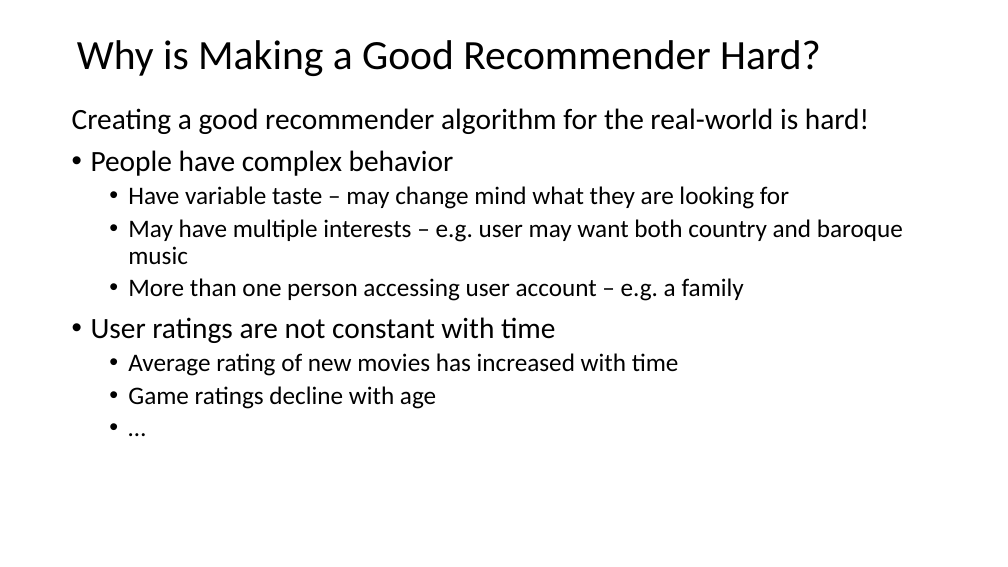
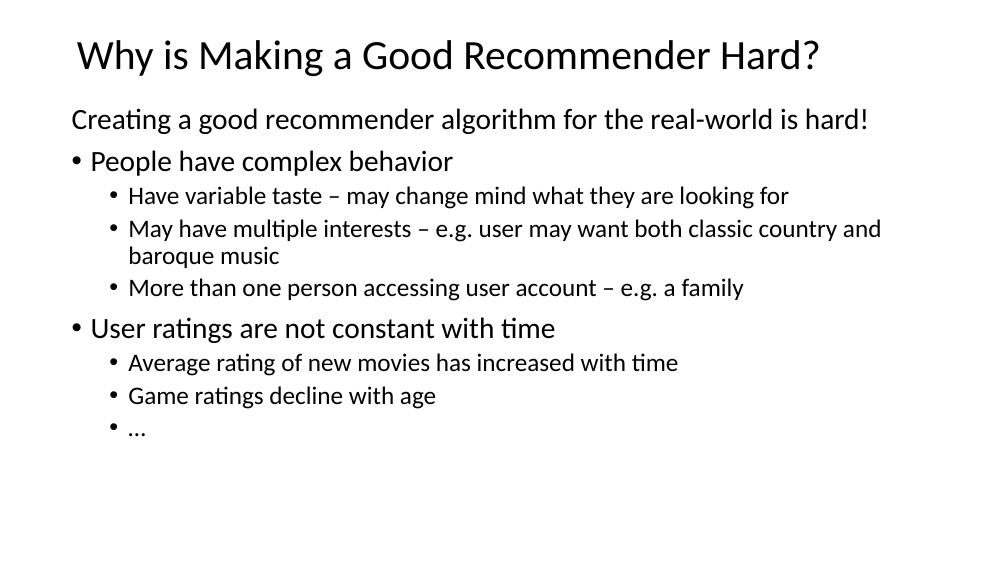
Before and after one commit to StephenElston/CSCI-E-108, a slide deck: slide 7 of slides/8_RecommenderSystems.pptx (slide 8 before the commit). Drawn at 1008x567 pixels with LibreOffice and Linux fonts; fonts in the diff are those of the drawing. Boxes give left, top, right and bottom in pixels: in the first picture for what was removed or moved away, otherwise in the second. Text is boxed around its words. In the diff, an @@ line names an element or a change of style, - is before the commit and + after.

Commit message:
Corrected typos in slides

```diff
--- a/slides/8_RecommenderSystems.pptx
+++ b/slides/8_RecommenderSystems.pptx
@@ text at (x1=128, y1=219, x2=882, y2=268): text changed @@
-  • May have multiple interests – e.g. user may want both country and baroque music
+  • May have multiple interests – e.g. user may want both classic country and baroque music
```
Also in this commit, not shown: 9 other slides changed, 1 slide removed.
